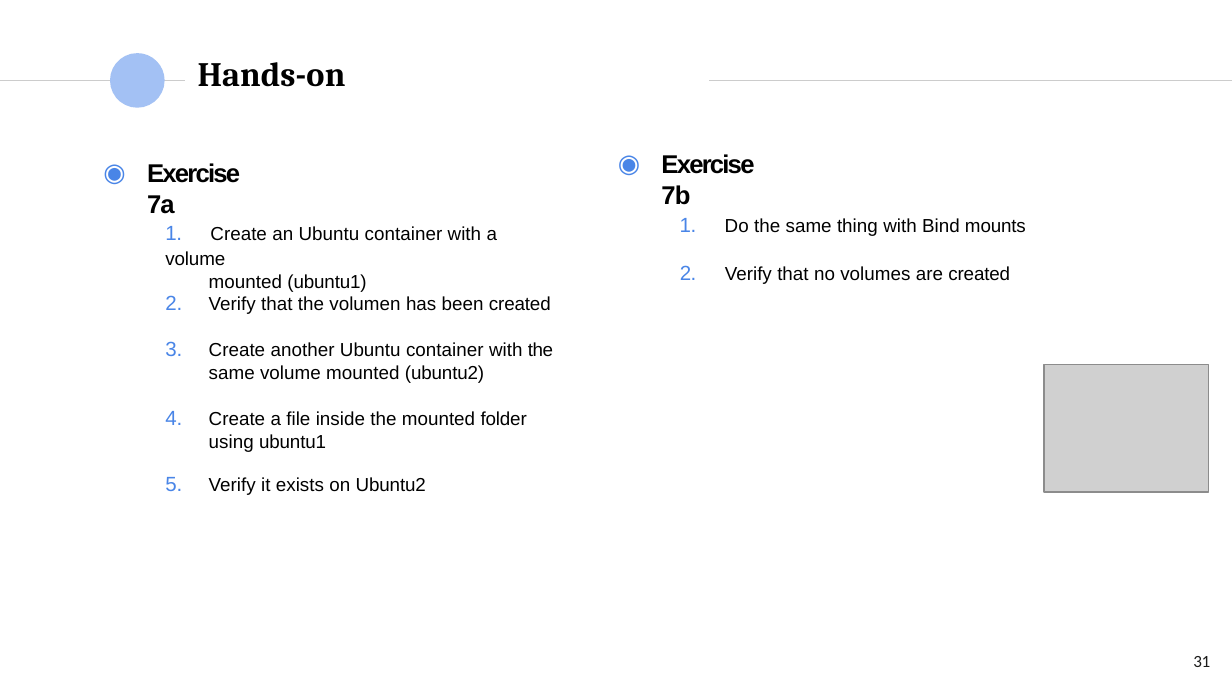
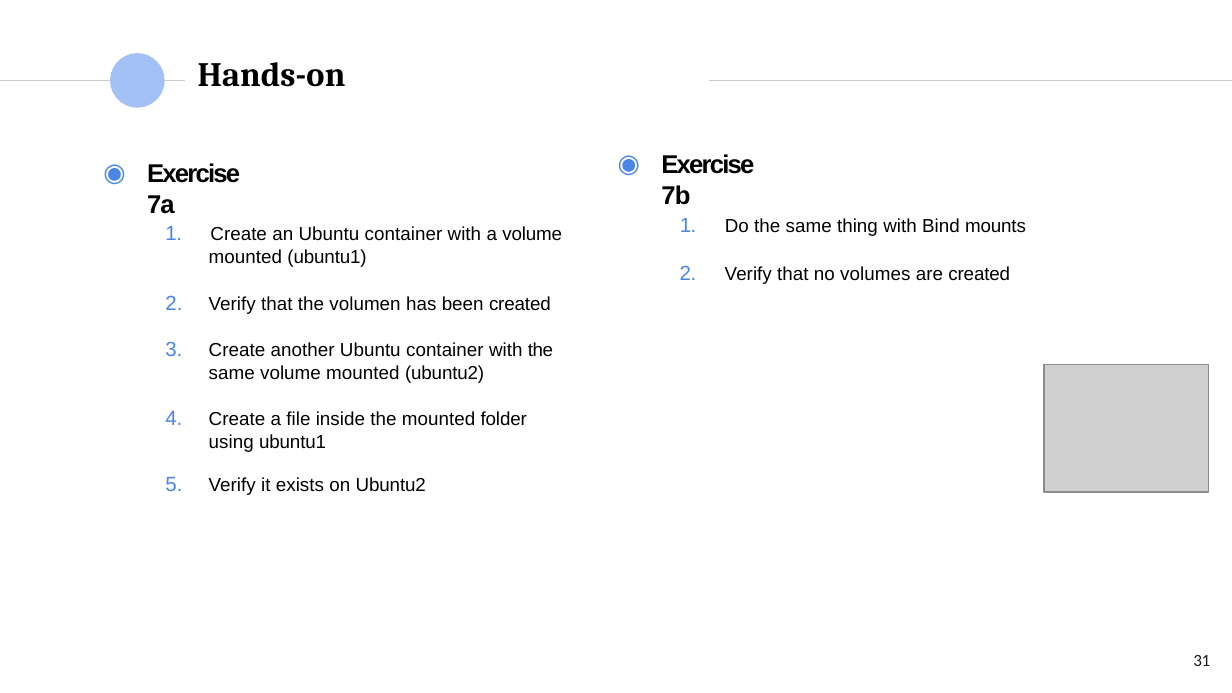
Before and after one commit to MA-Barracas/MA-Barracas.github.io, a slide deck: slide 31 of 2 - Containers.pptx. Drawn at 1232x693 pixels with LibreOffice and Linux fonts; fonts in the diff are those of the drawing; grey boxes stand for pictures; background and template pictures are left out. Boxes give left, top, right and bottom in pixels: in the first picture for what was removed or moved away, otherwise in the second. Text is boxed around its words. In the diff, an @@ line names an element or a change of style, - is before the commit and + after.

```diff
--- a/2 - Containers.pptx
+++ b/2 - Containers.pptx
@@ title "Hands-on" at [198,62,346,87]: letter spacing 0.2 to 0.1 pt in "Hands-on" @@
@@ text "1. Create an Ubuntu container ..." rewrapped from [165,226,497,292] to [165,226,562,267] @@
```
Also in this commit, not shown: 25 other slides changed, 5 other files.
